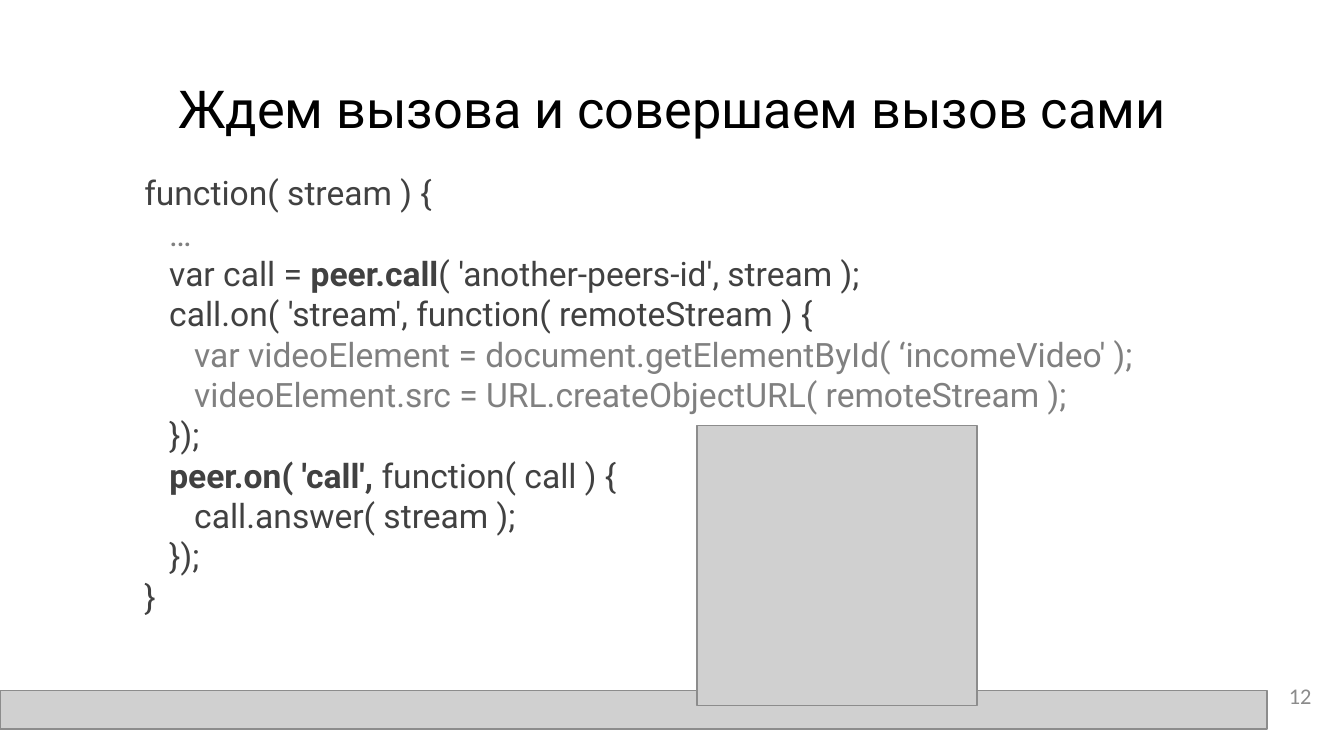
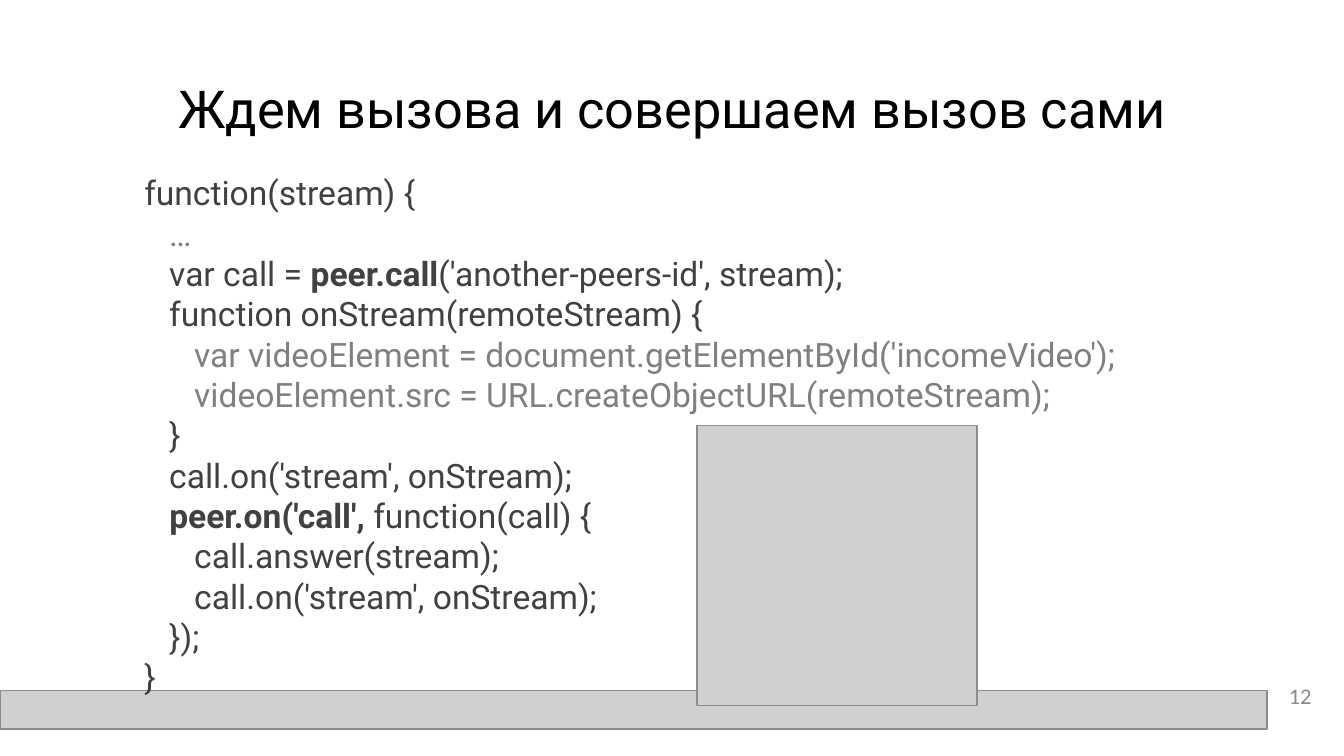
Before and after one commit to Maqentaer/js-webrtc, a slide deck: slide 12 of presentation.pptx. Drawn at 1344x756 pixels with LibreOffice and Linux fonts; fonts in the diff are those of the drawing; grey boxes stand for pictures. Boxes give left, top, right and bottom in pixels: in the first picture for what was removed or moved away, otherwise in the second. Text is boxed around its words. In the diff, an @@ line names an element or a change of style, - is before the commit and + after.

```diff
--- a/presentation.pptx
+++ b/presentation.pptx
@@ text at (144,178,395,213): spaces changed @@
-function( stream ) {
+function(stream) {
@@ text at (169,259,1115,617): text changed @@
-var call = peer.call( 'another-peers-id', stream );
-call.on( 'stream', function( remoteStream ) {
-var videoElement = document.getElementById( ‘incomeVideo' );
-videoElement.src = URL.createObjectURL( remoteStream );
-});
-peer.on( 'call', function( call ) {
-call.answer( stream );
+var call = peer.call('another-peers-id', stream);
+function onStream(remoteStream) {
+var videoElement = document.getElementById('incomeVideo');
+videoElement.src = URL.createObjectURL(remoteStream);
+}
+call.on('stream', onStream);
+peer.on('call', function(call) {
+call.answer(stream);
+call.on('stream', onStream);
```
Also in this commit, not shown: 3 other slides changed, 3 other files.
